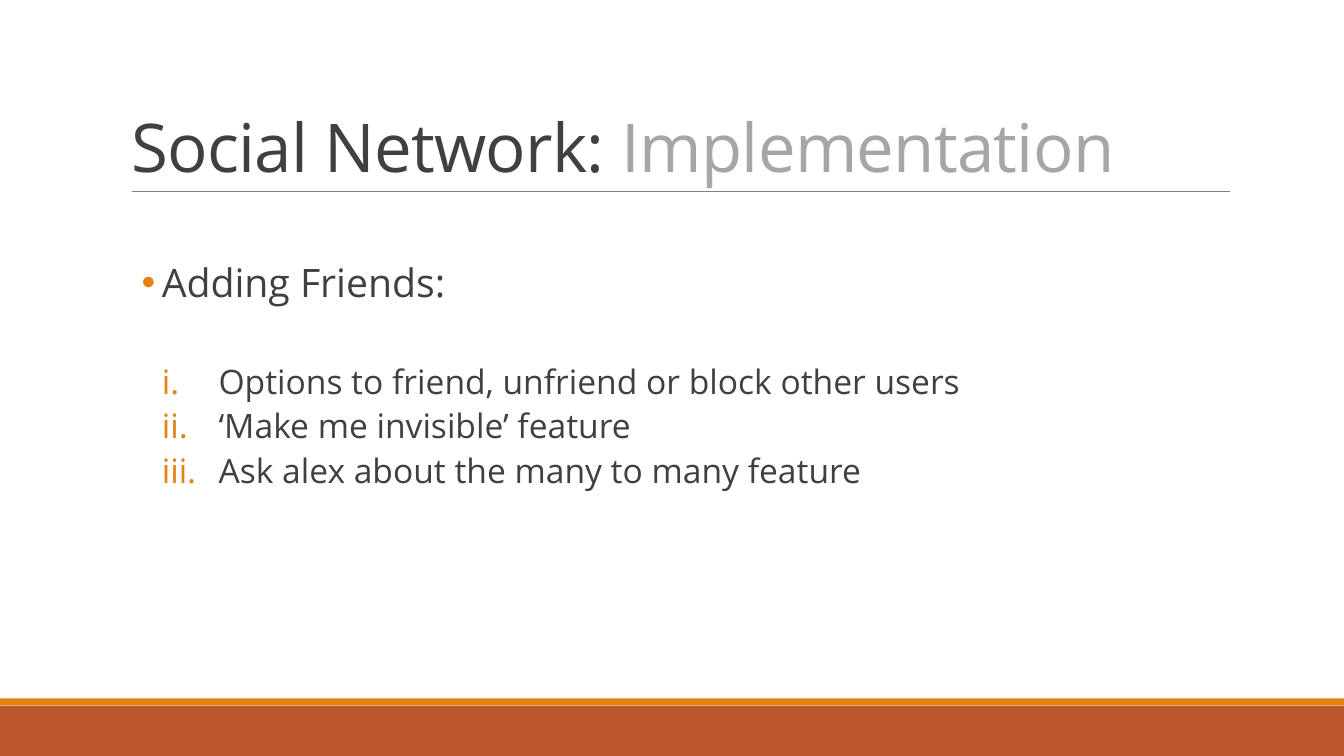
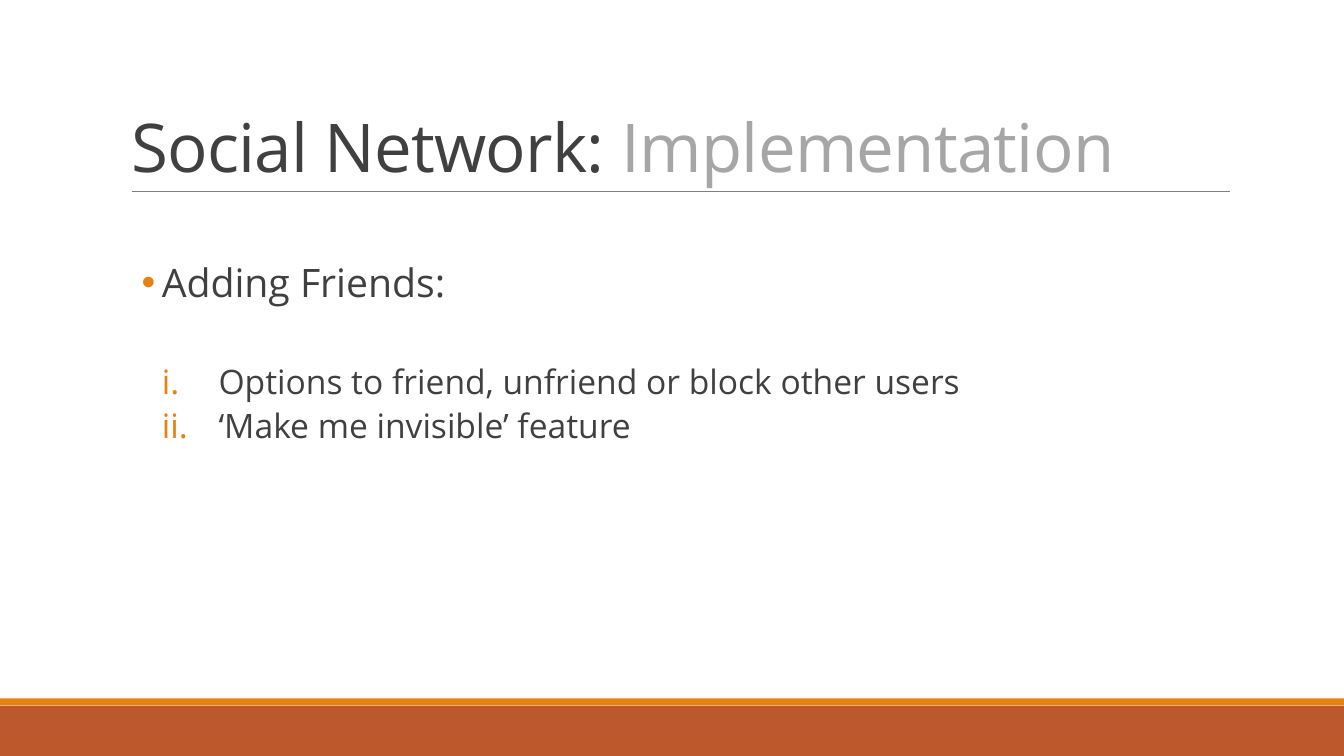
Before and after one commit to dragosthealex/roomies, a slide deck: slide 18 of res/presentation1/final_presentationv2.pptx. Drawn at 1344x756 pixels with LibreOffice and Linux fonts; fonts in the diff are those of the drawing. Boxes give left, top, right and bottom in pixels: in the first picture for what was removed or moved away, otherwise in the second. Text is boxed around its words. In the diff, an @@ line names an element or a change of style, - is before the commit and + after.

```diff
--- a/res/presentation1/final_presentationv2.pptx
+++ b/res/presentation1/final_presentationv2.pptx
@@ subtitle at (219,457,861,491): paragraph removed @@
-    iii. Ask alex about the many to many feature
```
Also in this commit, not shown: 11 other slides changed, 4 slides added, 3 slides removed.
